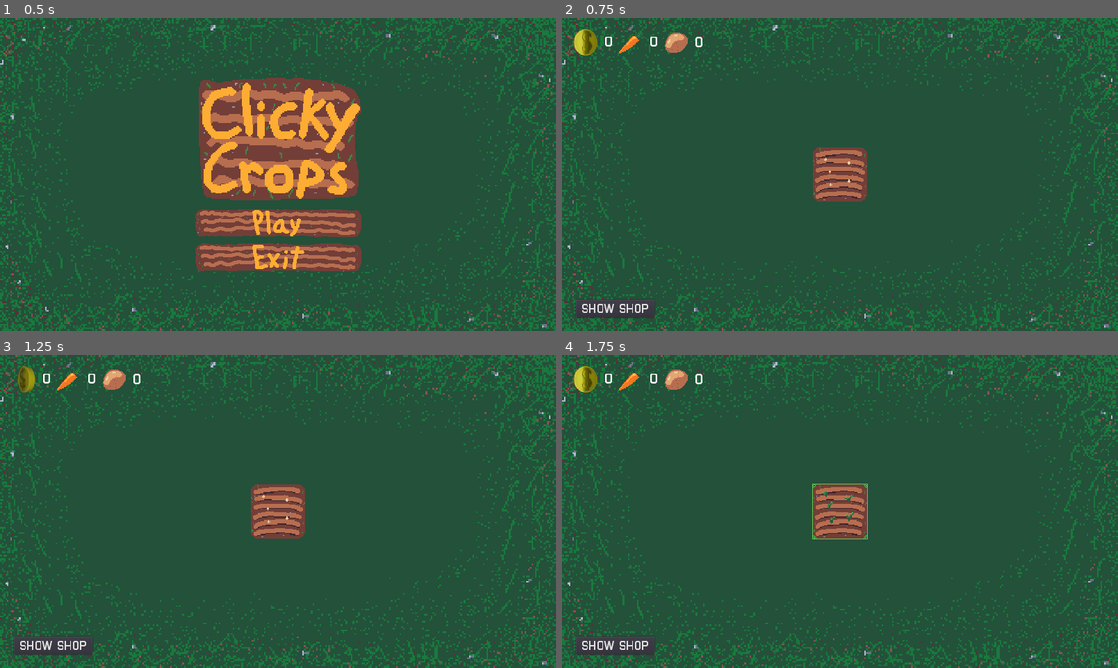
Above: before the commit, frames 1-4 (two rows, left to right).
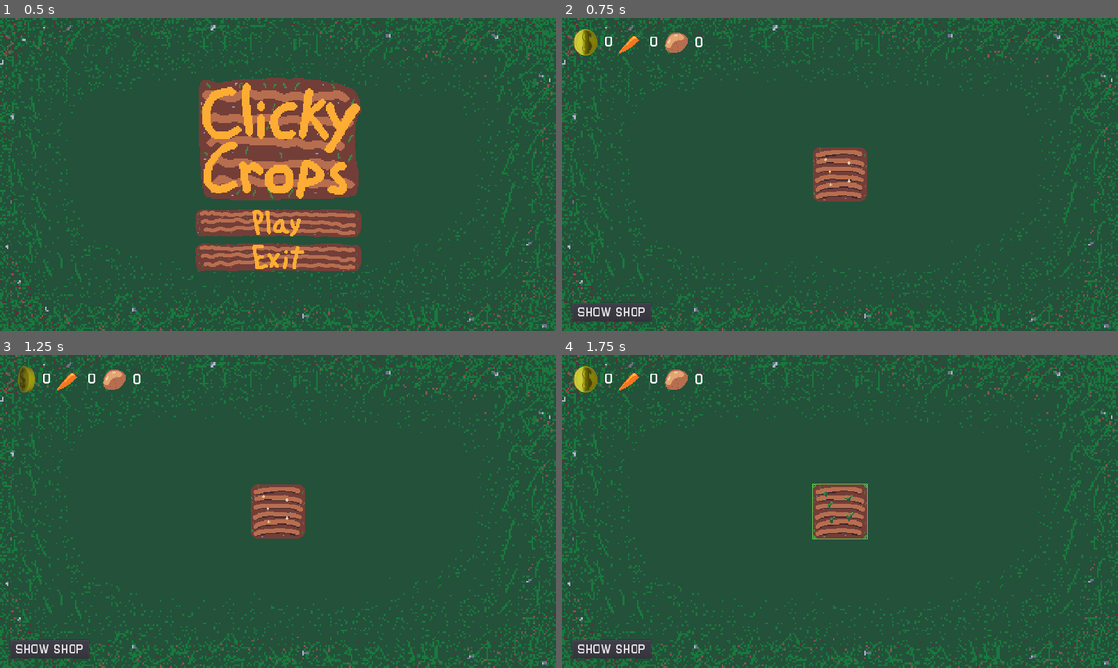
Above: after the commit, the same moments.

Repository: Dr-Diabolical/ClickyCrops
Game: Godot game, scene res://Scenes/MainMenu.tscn
Same seed, same stepped clock (60 frames per second), same inputs: the game is played once before the commit and once after it.
Inputs (mouse positions are in pixels of both pictures, inside the frame that each line leads up to):
- Up to frame 1 (0.5 s): no input
- Up to frame 2 (0.75 s): click (840, 224) at 0.5 s
- Up to frame 3 (1.25 s): no input
- Up to frame 4 (1.75 s): click (840, 511) at 1.25 s

Frame 1 is identical in both runs. In frame 2, 0.6% of the frame differs, in the area x 1-17%, y 89-97%; in frame 3, 0.6%; in frame 4, 0.6%.

Commit message:
Added in-game menu
When the player presses the "Q" key, the game toggles a menu prompting to either exit the game and save or exit the game and not save.

Diff:
--- a/Scenes/Farm.tscn
+++ b/Scenes/Farm.tscn
@@ -107,10 +107,22 @@
 size = 32
 font_data = ExtResource( 2 )
 
-[node name="Farm" type="Node"]
+[node name="Farm" type="Control"]
+anchor_right = 1.0
+anchor_bottom = 1.0
+mouse_filter = 2
 script = ExtResource( 7 )
-
-[node name="PlotDisplay" type="CanvasLayer" parent="."]
+__meta__ = {
+"_edit_use_anchors_": false
+}
+
+[node name="PlotDisplay" type="Control" parent="."]
+anchor_right = 1.0
+anchor_bottom = 1.0
+mouse_filter = 2
+__meta__ = {
+"_edit_use_anchors_": false
+}
 
 [node name="Center" type="CenterContainer" parent="PlotDisplay"]
 anchor_right = 1.0
@@ -127,7 +139,13 @@
 margin_bottom = 360.0
 mouse_filter = 2
 
-[node name="ShopDisplay" type="CanvasLayer" parent="."]
+[node name="ShopDisplay" type="Control" parent="."]
+anchor_right = 1.0
+anchor_bottom = 1.0
+mouse_filter = 2
+__meta__ = {
+"_edit_use_anchors_": false
+}
 
 [node name="Shop" parent="ShopDisplay" groups=[
 "shop",
@@ -136,17 +154,23 @@
 [node name="ShopButton" type="Button" parent="."]
 anchor_top = 1.0
 anchor_bottom = 1.0
-margin_left = 32.0
-margin_top = -72.0
-margin_right = 213.0
-margin_bottom = -31.0
+margin_left = 24.0
+margin_top = -64.0
+margin_right = 205.0
+margin_bottom = -23.0
 custom_fonts/font = SubResource( 1 )
 text = "SHOW SHOP"
 __meta__ = {
 "_edit_use_anchors_": false
 }
 
-[node name="ResourceDisplay" type="CanvasLayer" parent="."]
+[node name="ResourceDisplay" type="Control" parent="."]
+anchor_right = 1.0
+anchor_bottom = 1.0
+mouse_filter = 2
+__meta__ = {
+"_edit_use_anchors_": false
+}
 
 [node name="IconDisplay" type="HBoxContainer" parent="ResourceDisplay"]
 margin_left = 24.0
--- a/Scenes/Game.tscn
+++ b/Scenes/Game.tscn
@@ -1,6 +1,7 @@
-[gd_scene load_steps=4 format=2]
+[gd_scene load_steps=5 format=2]
 
 [ext_resource path="res://Scenes/Farm.tscn" type="PackedScene" id=1]
+[ext_resource path="res://Scenes/Menu.tscn" type="PackedScene" id=2]
 [ext_resource path="res://Assets/Sprites/Background/Background.png" type="Texture" id=3]
 [ext_resource path="res://Scripts/Game.gd" type="Script" id=5]
 
@@ -16,3 +17,8 @@
 }
 
 [node name="Farm" parent="." instance=ExtResource( 1 )]
+
+[node name="Menu" parent="." instance=ExtResource( 2 )]
+visible = false
+
+[connection signal="exit" from="Menu" to="." method="_on_Menu_exit"]
--- /dev/null
+++ b/Scenes/Menu.gd
@@ -0,0 +1,16 @@
+extends Control
+
+signal exit(save_game)
+
+# Toggles the visibility of the menu
+func toggle_menu():
+	if (not self.is_visible_in_tree()):
+		self.show()
+	else:
+		self.hide()
+
+func _on_SaveExitButton_pressed():
+	emit_signal("exit", true)
+
+func _on_ExitButton_pressed():
+	emit_signal("exit", false)
--- /dev/null
+++ b/Scenes/Menu.tscn
@@ -0,0 +1,48 @@
+[gd_scene load_steps=4 format=2]
+
+[ext_resource path="res://Assets/Fonts/Airborne.ttf" type="DynamicFontData" id=1]
+[ext_resource path="res://Scenes/Menu.gd" type="Script" id=2]
+
+[sub_resource type="DynamicFont" id=1]
+size = 48
+font_data = ExtResource( 1 )
+
+[node name="Menu" type="Control"]
+anchor_right = 1.0
+anchor_bottom = 1.0
+script = ExtResource( 2 )
+__meta__ = {
+"_edit_use_anchors_": false
+}
+
+[node name="Center" type="CenterContainer" parent="."]
+anchor_right = 1.0
+anchor_bottom = 1.0
+margin_top = 2.37842
+margin_bottom = 2.37842
+__meta__ = {
+"_edit_use_anchors_": false
+}
+
+[node name="VBox" type="VBoxContainer" parent="Center"]
+margin_left = 465.0
+margin_top = 291.0
+margin_right = 814.0
+margin_bottom = 428.0
+custom_constants/separation = 15
+
+[node name="SaveExitButton" type="Button" parent="Center/VBox"]
+margin_right = 349.0
+margin_bottom = 61.0
+custom_fonts/font = SubResource( 1 )
+text = "SAVE AND EXIT"
+
+[node name="ExitButton" type="Button" parent="Center/VBox"]
+margin_top = 76.0
+margin_right = 349.0
+margin_bottom = 137.0
+custom_fonts/font = SubResource( 1 )
+text = "EXIT"
+
+[connection signal="pressed" from="Center/VBox/SaveExitButton" to="." method="_on_SaveExitButton_pressed"]
+[connection signal="pressed" from="Center/VBox/ExitButton" to="." method="_on_ExitButton_pressed"]
--- a/Scripts/Game.gd
+++ b/Scripts/Game.gd
@@ -2,6 +2,12 @@
 
 # During game, if the user presses the exit action, exit the game
 func _process(_delta):
-	if (Input.is_action_pressed("exit")):
+	if (Input.is_action_just_pressed("menu")):
+		$Menu.toggle_menu()
+
+func _on_Menu_exit(save_game):
+	if (save_game == true):
 		$Farm.save_data()
 		get_tree().quit()
+	else:
+		get_tree().quit()
--- a/project.godot
+++ b/project.godot
@@ -29,7 +29,7 @@
 
 [input]
 
-exit={
+menu={
 "deadzone": 0.5,
 "events": [ Object(InputEventKey,"resource_local_to_scene":false,"resource_name":"","device":0,"alt":false,"shift":false,"control":false,"meta":false,"command":false,"pressed":false,"scancode":81,"unicode":0,"echo":false,"script":null)
  ]
